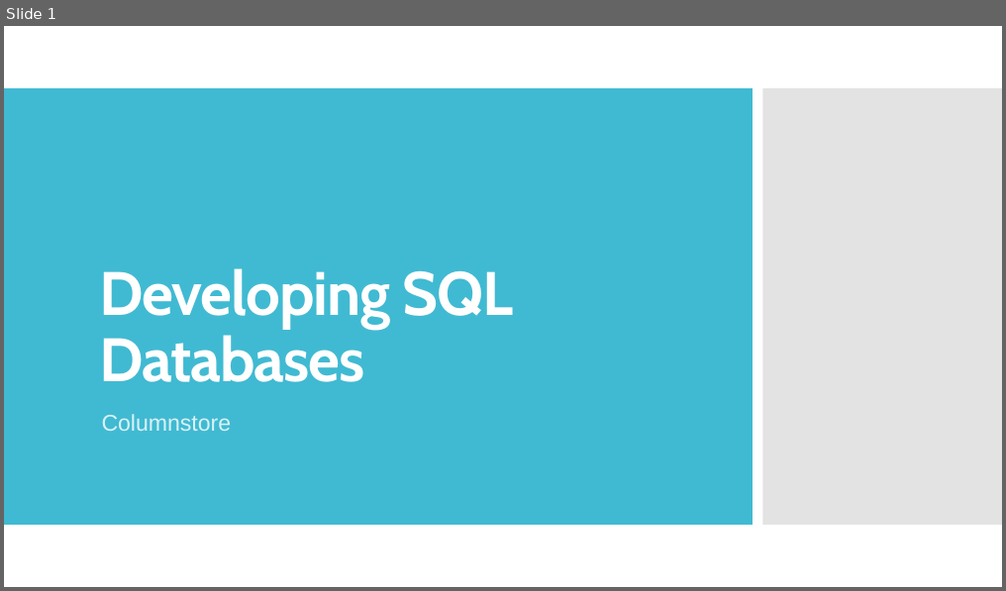
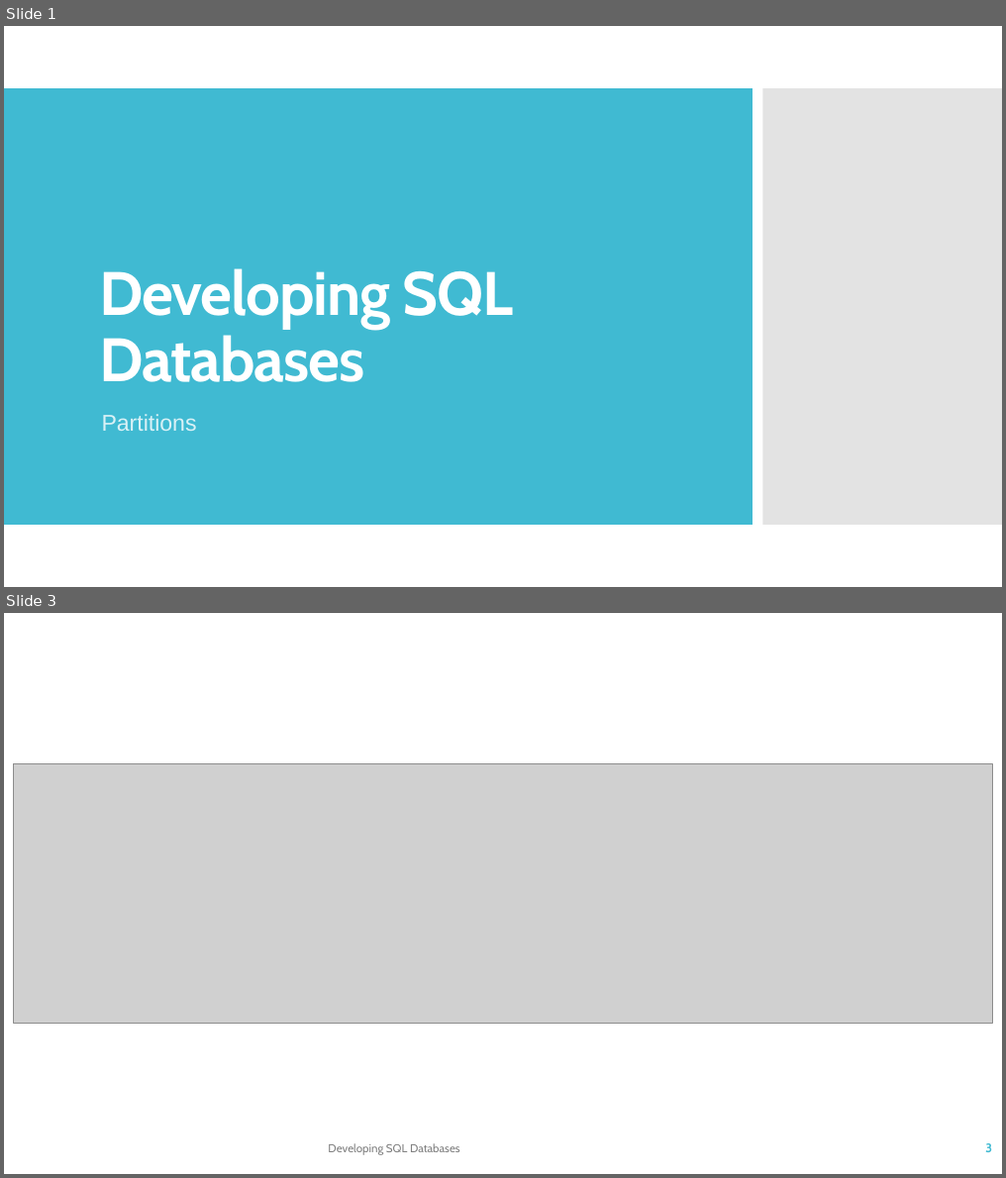
Before and after one commit to TKostyrka/70762DevSQLDB, a slide deck: DEVSQL_05_ColumnStoreIndex/DEVSQL_05A_Partitions.pptx. Shown one above the other, each under a label of ours: slide 1 before the commit, slides 1 and 3 after it; the slides between them are not shown. The pictures are 1006x591 and 1006x1178 pixels, drawn with LibreOffice and Linux fonts; fonts in the diff are those of the drawing; grey boxes stand for pictures. Boxes give left, top, right and bottom in pixels: in the first picture for what was removed or moved away, otherwise in the second. Text is boxed around its words. In the diff, an @@ line names an element or a change of style, - is before the commit and + after.

```diff
--- a/DEVSQL_05_ColumnStoreIndex/DEVSQL_05A_Partitions.pptx
+++ b/DEVSQL_05_ColumnStoreIndex/DEVSQL_05A_Partitions.pptx
@@ slide 3 added at (4, 613, 1002, 1174), background #FFFFFF @@
@@ picture added at (14, 764, 992, 1023) @@
@@ text added at (328, 1144, 460, 1156), 11 pt, text #808080 @@
+Developing SQL Databases
@@ page number added at (985, 1144, 992, 1153), 12 pt, text #40BAD2, bold @@
+3
@@ slide 1 changed as well @@
@@ subtitle at (102, 414, 197, 431): text changed @@
-Columnstore
+Partitions
```
Also in this commit, not shown: 6 other slides changed, 7 other slides added, 5 slides removed.
